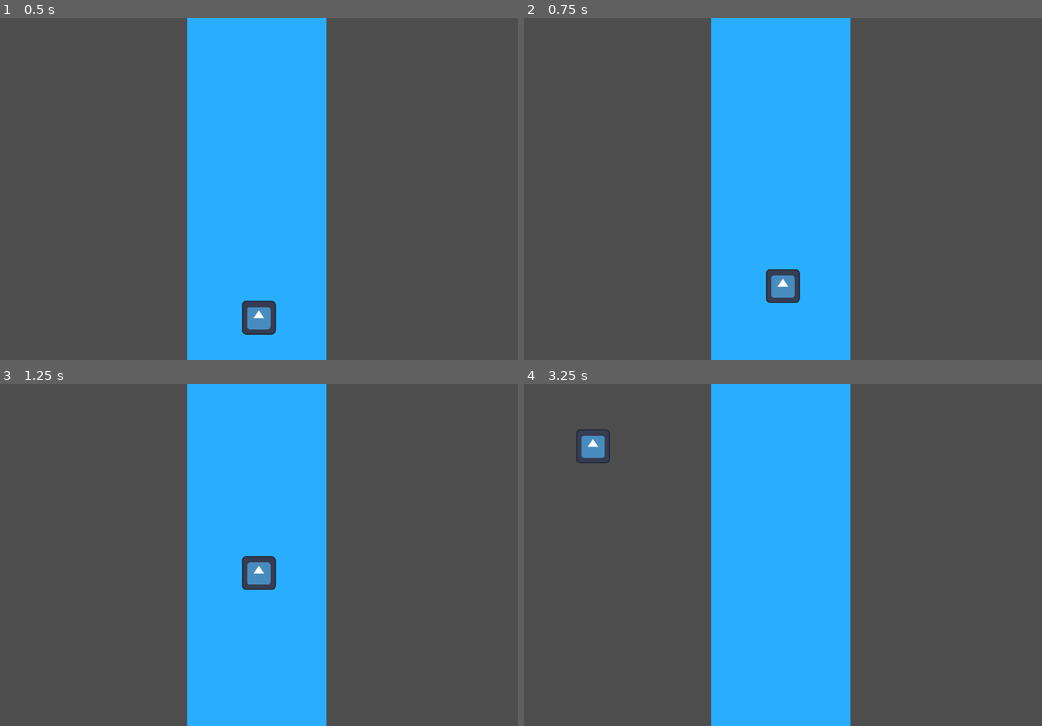
Above: before the commit, frames 1-4 (two rows, left to right).
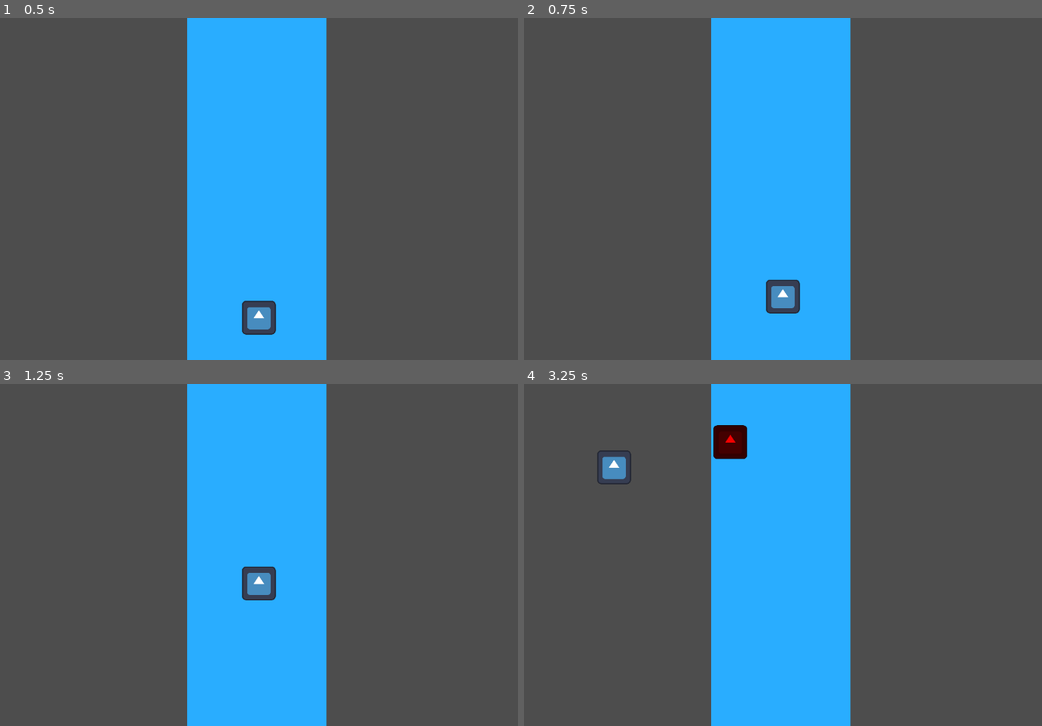
Above: after the commit, the same moments.

Repository: NoisePudding/gjplus
Game: Godot game, scene res://scenes/main.tscn
The game is run twice, just before and just after one commit, with the same random seed, the same clock (stepped at 60 frames per second) and the same inputs. The engine's default icon, where the game draws it, is replaced by a stand-in: a white triangle on a blue panel in a dark square.
Inputs:
- Up to frame 1 (0.5 s): no input
- Up to frame 2 (0.75 s): tap Enter at 0.5 s; hold W (up) from 0.53 s (still down); tap E (interact) at 0.6 s
- Up to frame 3 (1.25 s): keep holding W (up)
- Up to frame 4 (3.25 s): tap E (interact) at 1.35, 2.1, 2.85 s; release W (up) at 2.03 s; hold A (left) from 2.03 s (still down)

Frame 1 is identical in both runs. In frame 2, 0.6% of the frame differs, in the area x 46-54%, y 73-87%; in frame 3, 0.6%; in frame 4, 1.4%, in the area x 10-44%, y 12-30%.

Commit message:
interação com o lixo

Diff:
--- a/scenes/main.tscn
+++ b/scenes/main.tscn
@@ -71,7 +71,7 @@
 script = ExtResource("2_0wfyh")
 
 [node name="Timer" type="Timer" parent="Spawn"]
-wait_time = 5.0
+wait_time = 3.0
 autostart = true
 
 [node name="Dam" type="StaticBody2D" parent="."]
--- a/scenes/player.tscn
+++ b/scenes/player.tscn
@@ -4,12 +4,12 @@
 [ext_resource type="Texture2D" uid="uid://clr41wdofryfe" path="res://icon.svg" id="2_qhqgy"]
 
 [sub_resource type="RectangleShape2D" id="RectangleShape2D_g2els"]
-size = Vector2(64, 62)
+size = Vector2(64, 63)
 
 [sub_resource type="RectangleShape2D" id="RectangleShape2D_qhqgy"]
-size = Vector2(95, 84)
+size = Vector2(95, 88)
 
-[node name="Player" type="CharacterBody2D"]
+[node name="Player" type="CharacterBody2D" groups=["Player"]]
 collision_layer = 2
 collision_mask = 5
 script = ExtResource("1_g2els")
@@ -19,6 +19,7 @@
 texture = ExtResource("2_qhqgy")
 
 [node name="CollisionShape2D" type="CollisionShape2D" parent="."]
+position = Vector2(0, -0.5)
 shape = SubResource("RectangleShape2D_g2els")
 
 [node name="InteractArea" type="Area2D" parent="."]
@@ -28,4 +29,9 @@
 [node name="CollisionShape2D" type="CollisionShape2D" parent="InteractArea"]
 shape = SubResource("RectangleShape2D_qhqgy")
 
+[node name="Cooldown" type="Timer" parent="."]
+wait_time = 0.2
+
 [connection signal="body_entered" from="InteractArea" to="." method="_on_interact_area_body_entered"]
+[connection signal="body_exited" from="InteractArea" to="." method="_on_interact_area_body_exited"]
+[connection signal="timeout" from="Cooldown" to="." method="_on_cooldown_timeout"]
--- a/scenes/trash.tscn
+++ b/scenes/trash.tscn
@@ -1,21 +1,35 @@
-[gd_scene load_steps=4 format=3 uid="uid://bqya5ths0h2ox"]
+[gd_scene load_steps=5 format=3 uid="uid://bqya5ths0h2ox"]
 
 [ext_resource type="Texture2D" uid="uid://clr41wdofryfe" path="res://icon.svg" id="1_3xixx"]
 [ext_resource type="Script" uid="uid://b6t1p2oeughyn" path="res://scripts/trash.gd" id="1_exrr5"]
+[ext_resource type="Texture2D" uid="uid://bq6btt6a2hyy7" path="res://assets/progress_wheel.png" id="3_2cq4d"]
 
 [sub_resource type="RectangleShape2D" id="RectangleShape2D_exrr5"]
-size = Vector2(63, 64)
+size = Vector2(64, 64)
 
 [node name="Trash" type="CharacterBody2D"]
-modulate = Color(0.76894045, 0, 0.15389326, 1)
 collision_layer = 4
-collision_mask = 32
+collision_mask = 36
 script = ExtResource("1_exrr5")
 
 [node name="Sprite2D" type="Sprite2D" parent="."]
+modulate = Color(0.95445794, 3.6098063e-06, 1.347661e-06, 1)
 scale = Vector2(0.5, 0.5)
 texture = ExtResource("1_3xixx")
 
 [node name="CollisionShape2D" type="CollisionShape2D" parent="."]
-position = Vector2(0.5, 0)
 shape = SubResource("RectangleShape2D_exrr5")
+
+[node name="ProgressWheel" type="TextureProgressBar" parent="."]
+visible = false
+offset_left = -16.0
+offset_top = -16.0
+offset_right = 48.0
+offset_bottom = 48.0
+scale = Vector2(0.5, 0.5)
+value = 50.0
+fill_mode = 4
+texture_under = ExtResource("3_2cq4d")
+texture_progress = ExtResource("3_2cq4d")
+tint_under = Color(0.65, 0.65, 0.65, 1)
+tint_progress = Color(0.51, 1, 0.7223334, 1)
--- a/scripts/player.gd
+++ b/scripts/player.gd
@@ -3,13 +3,51 @@
 
 const SPEED = 300.0
 
-
+var trash_count = 0
+var damage = 1
+var is_on_cooldown = false
+var interact_array = []
+var is_interacting = false
+@onready var cooldown_timer: Timer = $Cooldown
 
 func _physics_process(_delta: float) -> void:
 	var direction = Input.get_vector("left", "right", "up", "down")
-	if direction:
+	if direction and !is_interacting:
 		velocity = direction * SPEED
 	else:
 		velocity.x = move_toward(velocity.x, 0, SPEED)
 		velocity.y = move_toward(velocity.y, 0,  SPEED)
+
+	if is_interacting:
+		_interact()
 	move_and_slide()
+
+func _input(_event: InputEvent) -> void:
+	if Input.is_action_just_pressed("interact"):
+		is_interacting = true
+	if Input.is_action_just_released("interact"):
+		is_interacting = false
+
+func _on_interact_area_body_entered(body: Node2D) -> void:
+	interact_array.append(body)
+
+func _on_interact_area_body_exited(body: Node2D) -> void:
+	interact_array.erase(body)
+
+
+func on_trash_removed(drop_value: int):
+	trash_count += drop_value
+
+
+func _on_cooldown_timeout() -> void:
+	is_on_cooldown = false
+
+func _interact():
+	if  !interact_array.is_empty() && !is_on_cooldown:
+		var closer_body = interact_array[0]
+		for body in interact_array:
+			if position.distance_to(body.global_position) < position.distance_to(closer_body.global_position):
+				closer_body = body
+		closer_body.take_damage(damage)
+		is_on_cooldown = true
+		cooldown_timer.start()
--- a/scripts/trash.gd
+++ b/scripts/trash.gd
@@ -1,20 +1,38 @@
 extends CharacterBody2D
 
+signal trash_removed(value: int)
+
+var resource = preload("res://resources/trash_common.tres")
+@onready var health = resource.health
+@onready var sprite
+@onready var stuck_height = resource.stuck_height
+@onready var speed = resource.speed
+@onready var drop_value = resource.drop_value
+
+@onready var progress_wheel: TextureProgressBar = $ProgressWheel
+
+@onready var player = get_tree().get_first_node_in_group("Player")
+func _ready() -> void:
+
+	# sprite = resource.sprite
+
+	trash_removed.connect(player.on_trash_removed)
 
 
-var resource = preload("res://resources/trash_common.tres")
-var health
-var sprite
-var stuck_height
-var speed
-func _ready() -> void:
-	health = resource.health
-	# sprite = resource.sprite
-	stuck_height = resource.stuck_height
-	speed = resource.speed
-	velocity.y = speed
+	progress_wheel.max_value = health
+	progress_wheel.value = 0
+
 
 func _physics_process(_delta: float) -> void:
 
 	velocity.y = speed
 	move_and_slide()
+
+
+func take_damage(damage_value: int):
+	progress_wheel.show()
+	progress_wheel.value += damage_value
+	health -= damage_value
+	if health <= 0:
+		trash_removed.emit(drop_value)
+		queue_free()
--- a/scripts/trash_data.gd
+++ b/scripts/trash_data.gd
@@ -5,3 +5,4 @@
 @export var sprite: Texture2D = null
 @export var stuck_height = 1
 @export var speed = 300
+@export var drop_value = 10
Binary file added: assets/progress_wheel.png
Not shown, added: assets/progress_wheel.png.import
